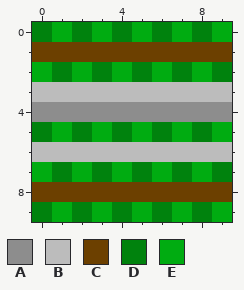
One commit to this pixel-art sprite: map 1.png. Above, as it was before the edit.
The file is 140x140 pixels, drawn in blocks of 14x14; one block is one cell here.
Palette (. is transparent): A #8d8d8d  B #bcbcbc  C #6c4000  D #00820d  E #00ac11
Pixels before, first column x 0:
 0 DEDEDEDEDE
 1 CCCCCCCCCC
 2 EDEDEDEDED
 3 BBBBBBBBBB
 4 AAAAAAAAAA
 5 DEDEDEDEDE
 6 BBBBBBBBBB
 7 EDEDEDEDED
 8 CCCCCCCCCC
 9 DEDEDEDEDE
And afterwards:
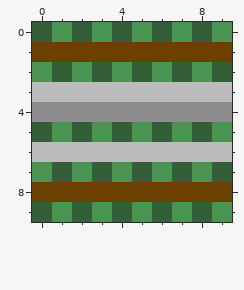
From old to new:
{"colour":"D","old":"#00820d","new":"#345e38"}
{"colour":"E","old":"#00ac11","new":"#4a9452"}
{"label":"changed","picture_box":[32,22,232,222]}
